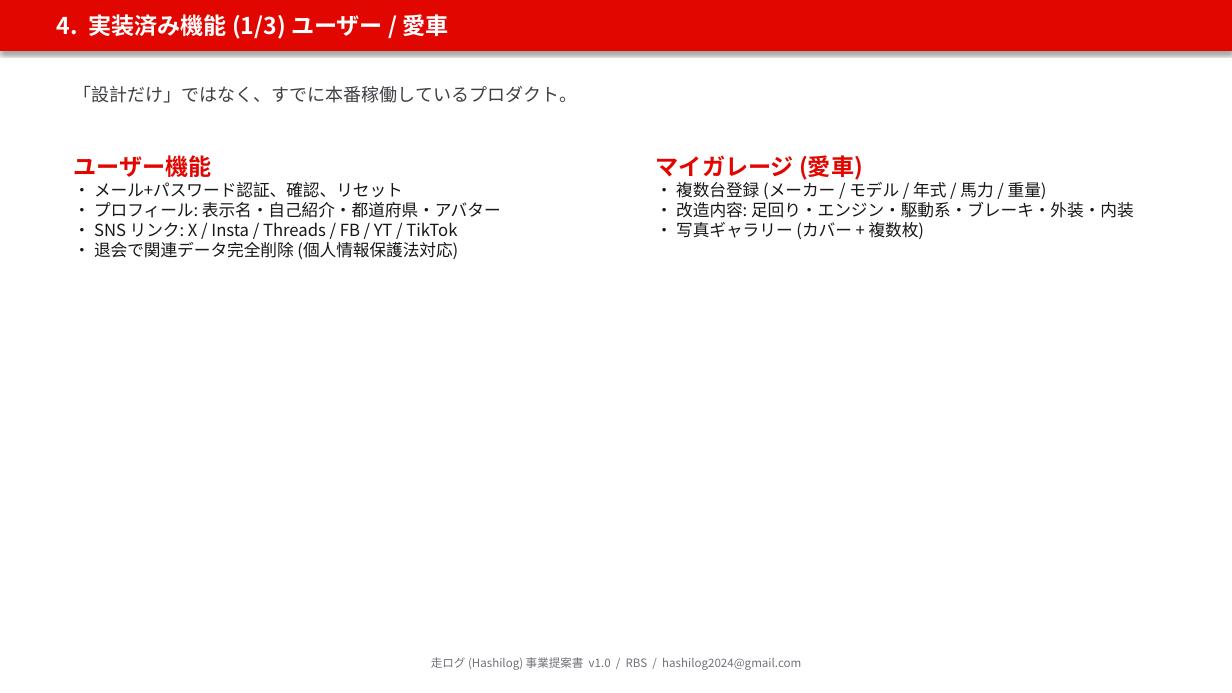
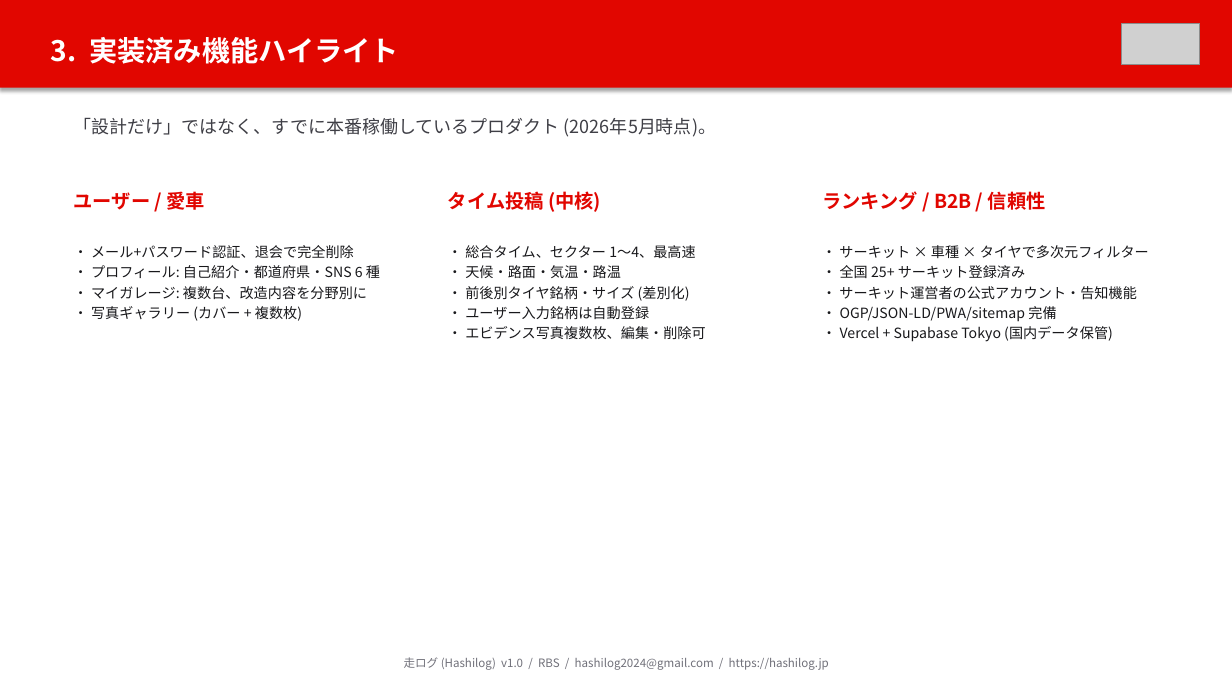
Before and after one commit to amebouzu/hashilog, a slide deck: slide 4 of docs/PROPOSAL.pptx (slide 6 before the commit). Drawn at 1232x693 pixels with LibreOffice and Linux fonts; fonts in the diff are those of the drawing; grey boxes stand for pictures. Boxes give left, top, right and bottom in pixels: in the first picture for what was removed or moved away, otherwise in the second. Text is boxed around its words. In the diff, an @@ line names an element or a change of style, - is before the commit and + after.

```diff
--- a/docs/PROPOSAL.pptx
+++ b/docs/PROPOSAL.pptx
@@ rectangle "3. 実装済み機能ハイライト": place and size @@
-rectangle "3. 実装済み機能ハイライト" at bbox=[0, 0, 1232, 51]
+rectangle "3. 実装済み機能ハイライト" at bbox=[0, 0, 1232, 88]
@@ picture added at bbox=[1121, 23, 1200, 65] @@
@@ text in rectangle at bbox=[51, 37, 398, 64]: text changed; size 18 to 22 pt @@
-4. 実装済み機能 (1/3) ユーザー / 愛車
+3. 実装済み機能ハイライト
@@ text at bbox=[74, 118, 716, 137]: text changed @@
-「設計だけ」ではなく、すでに本番稼働しているプロダクト。
+「設計だけ」ではなく、すでに本番稼働しているプロダクト (2026年5月時点)。
@@ text removed at bbox=[656, 155, 1134, 239] @@
-マイガレージ (愛車)
-・ 複数台登録 (メーカー / モデル / 年式 / 馬力 / 重量)
-・ 改造内容: 足回り・エンジン・駆動系・ブレーキ・外装・内装
-・ 写真ギャラリー (カバー + 複数枚)
@@ text added at bbox=[74, 191, 205, 210], 15 pt, text #E10600, bold @@
+ユーザー / 愛車
@@ text added at bbox=[448, 191, 601, 212], 15 pt, text #E10600, bold @@
+タイム投稿 (中核)
@@ text added at bbox=[822, 191, 1046, 210], 15 pt, text #E10600, bold @@
+ランキング / B2B / 信頼性
@@ text at bbox=[74, 245, 380, 321]: text changed; size 13 to 11 pt @@
-ユーザー機能
-・ メール+パスワード認証、確認、リセット
-・ プロフィール: 表示名・自己紹介・都道府県・アバター
-・ SNS リンク: X / Insta / Threads / FB / YT / TikTok
-・ 退会で関連データ完全削除 (個人情報保護法対応)
+・ メール+パスワード認証、退会で完全削除
+・ プロフィール: 自己紹介・都道府県・SNS 6 種
+・ マイガレージ: 複数台、改造内容を分野別に
+・ 写真ギャラリー (カバー + 複数枚)
@@ text added at bbox=[448, 245, 706, 339], 11 pt, text #18181B @@
+・ 総合タイム、セクター 1〜4、最高速
+・ 天候・路面・気温・路温
+・ 前後別タイヤ銘柄・サイズ (差別化)
+・ ユーザー入力銘柄は自動登録
+・ エビデンス写真複数枚、編集・削除可
@@ text added at bbox=[822, 245, 1149, 342], 11 pt, text #18181B @@
+・ サーキット × 車種 × タイヤで多次元フィルター
+・ 全国 25+ サーキット登録済み
+・ サーキット運営者の公式アカウント・告知機能
+・ OGP/JSON-LD/PWA/sitemap 完備
+・ Vercel + Supabase Tokyo (国内データ保管)
@@ text at bbox=[404, 657, 829, 670]: text changed @@
-走ログ (Hashilog) 事業提案書 v1.0 / RBS / hashilog2024@gmail.com
+走ログ (Hashilog) v1.0 / RBS / hashilog2024@gmail.com / https://hashilog.jp
```
Also in this commit, not shown: 9 other slides changed, 9 slides removed, 3 other files.
